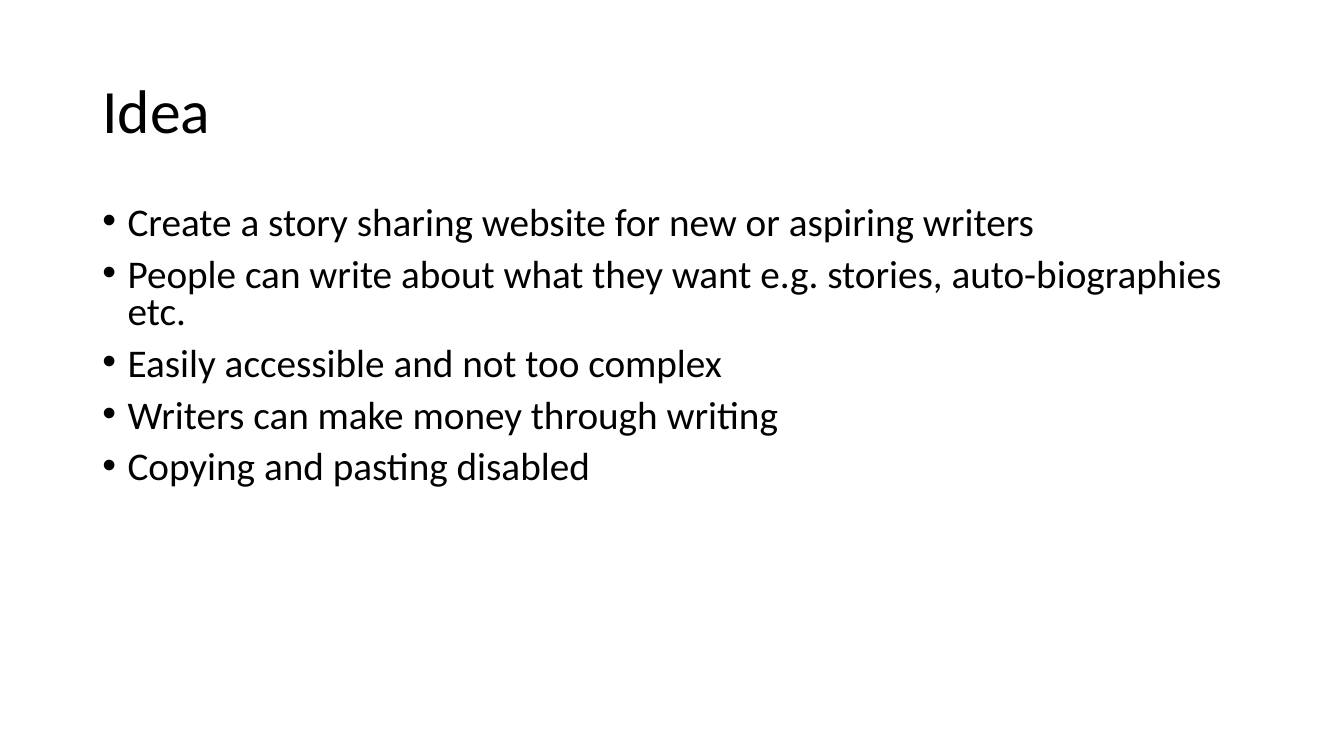
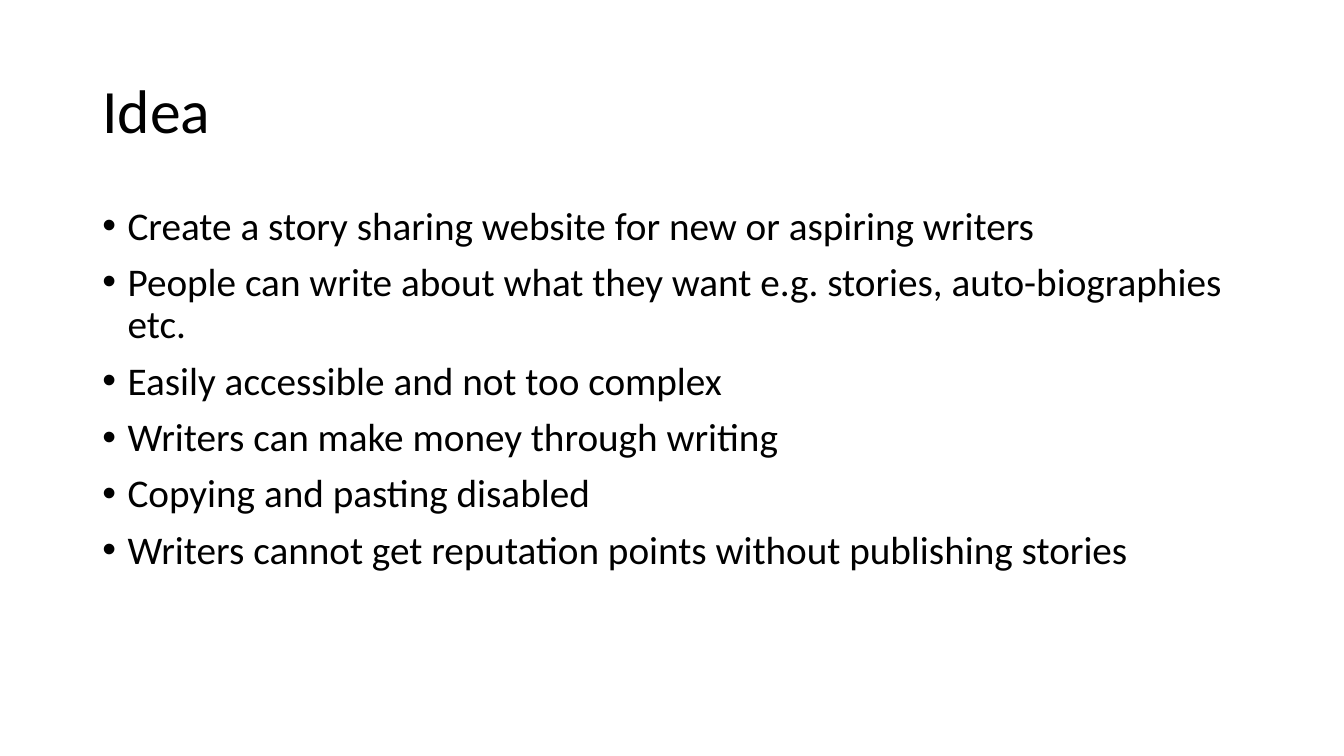
Before and after one commit to NoyanR/3hack2, a slide deck: slide 2 of Story Sharing Website.pptx. Drawn at 1344x756 pixels with LibreOffice and Linux fonts; fonts in the diff are those of the drawing. Boxes give left, top, right and bottom in pixels: in the first picture for what was removed or moved away, otherwise in the second. Text is boxed around its words. In the diff, an @@ line names an element or a change of style, - is before the commit and + after.

```diff
--- a/Story Sharing Website.pptx
+++ b/Story Sharing Website.pptx
@@ text at (128,212,1222,514): line spacing 0.8 to 0.9 @@
@@ text at (128,536,1128,571): paragraph added @@
+• Writers cannot get reputation points without publishing stories
```
